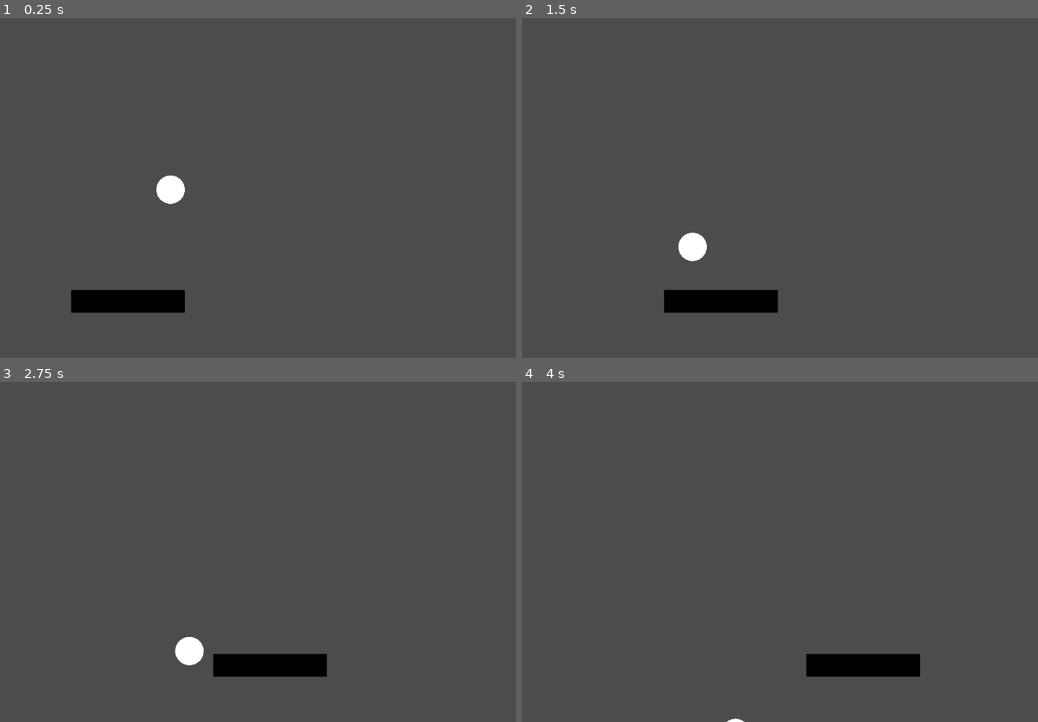
Above: before the commit, frames 1-4 (two rows, left to right).
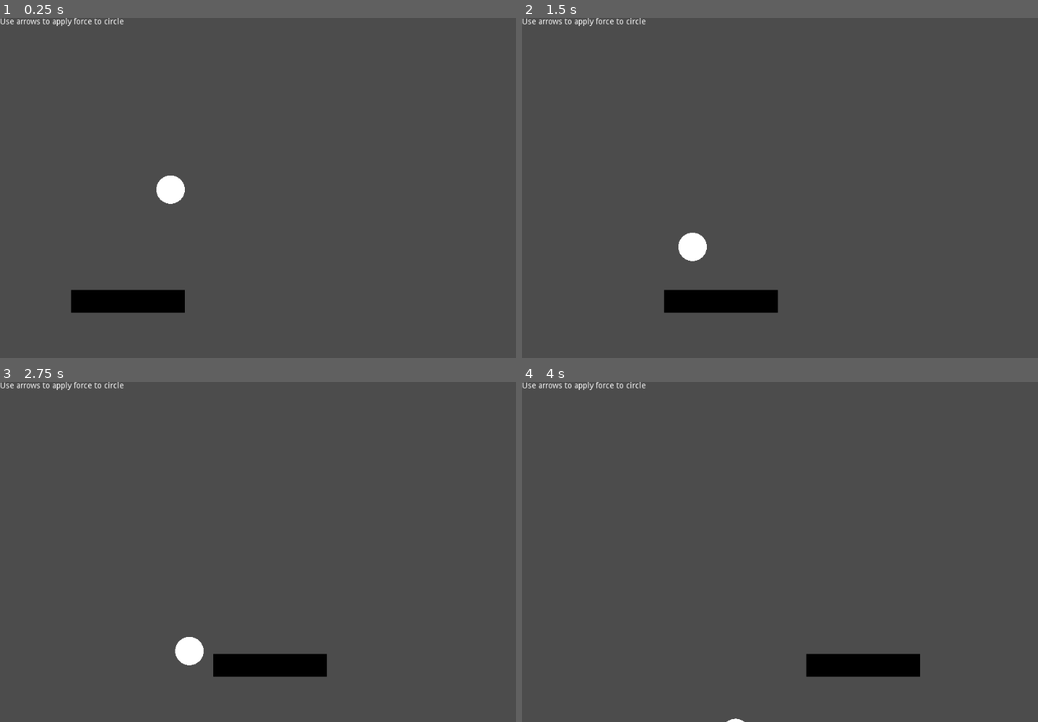
Above: after the commit, the same moments.

Repository: VardenTheOne/godot.KinematicBody2D-and-RigidBody2D-test
Game: Godot game, scene res://main.tscn
The game is run twice, just before and just after one commit, with the same random seed, the same clock (stepped at 60 frames per second) and the same inputs.
Inputs:
- Up to frame 1 (0.25 s): no input
- Up to frame 2 (1.5 s): no input
- Up to frame 3 (2.75 s): no input
- Up to frame 4 (4 s): no input

The runs differ from the first frame. In frame 1, 0.2% of the frame differs, in the area x 0-24%, y 0-3%; in frame 2, 0.2%; in frame 3, 0.2%; in frame 4, 0.2%.

Commit message:
Update main.tscn

Diff:
--- a/main.tscn
+++ b/main.tscn
@@ -99,3 +99,11 @@
 
 [node name="MeshInstance2D" type="MeshInstance2D" parent="RigidBody2D"]
 mesh = SubResource( 6 )
+
+[node name="Label" type="Label" parent="."]
+margin_right = 40.0
+margin_bottom = 14.0
+text = "Use arrows to apply force to circle"
+__meta__ = {
+"_edit_use_anchors_": false
+}
